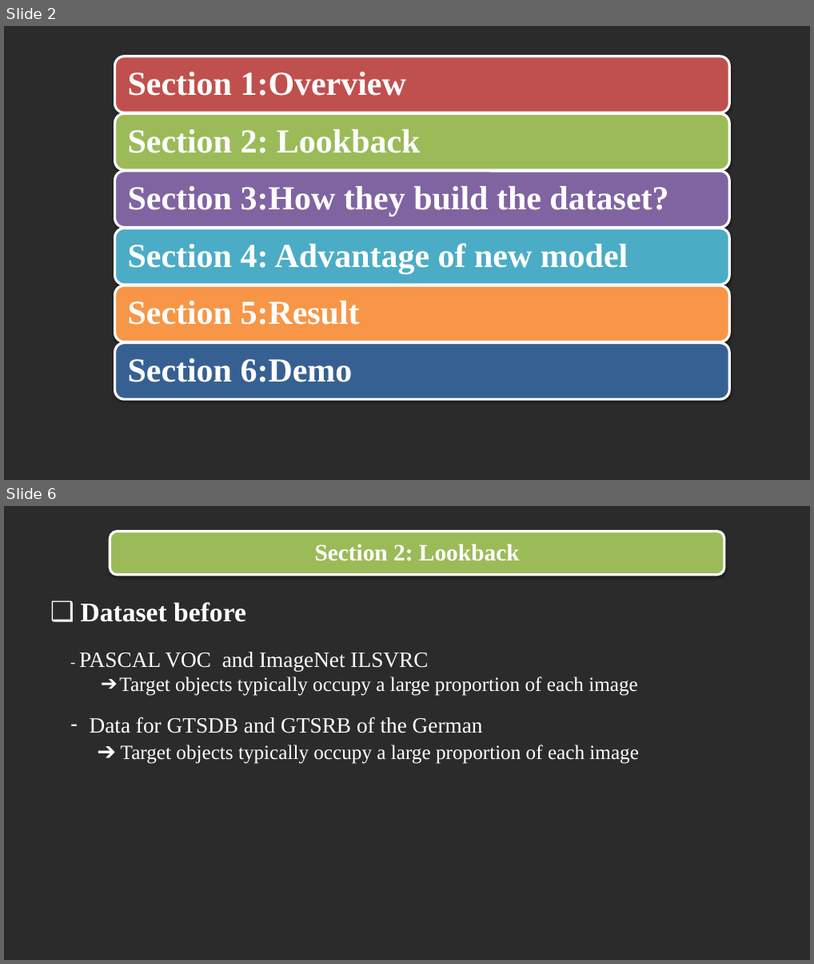
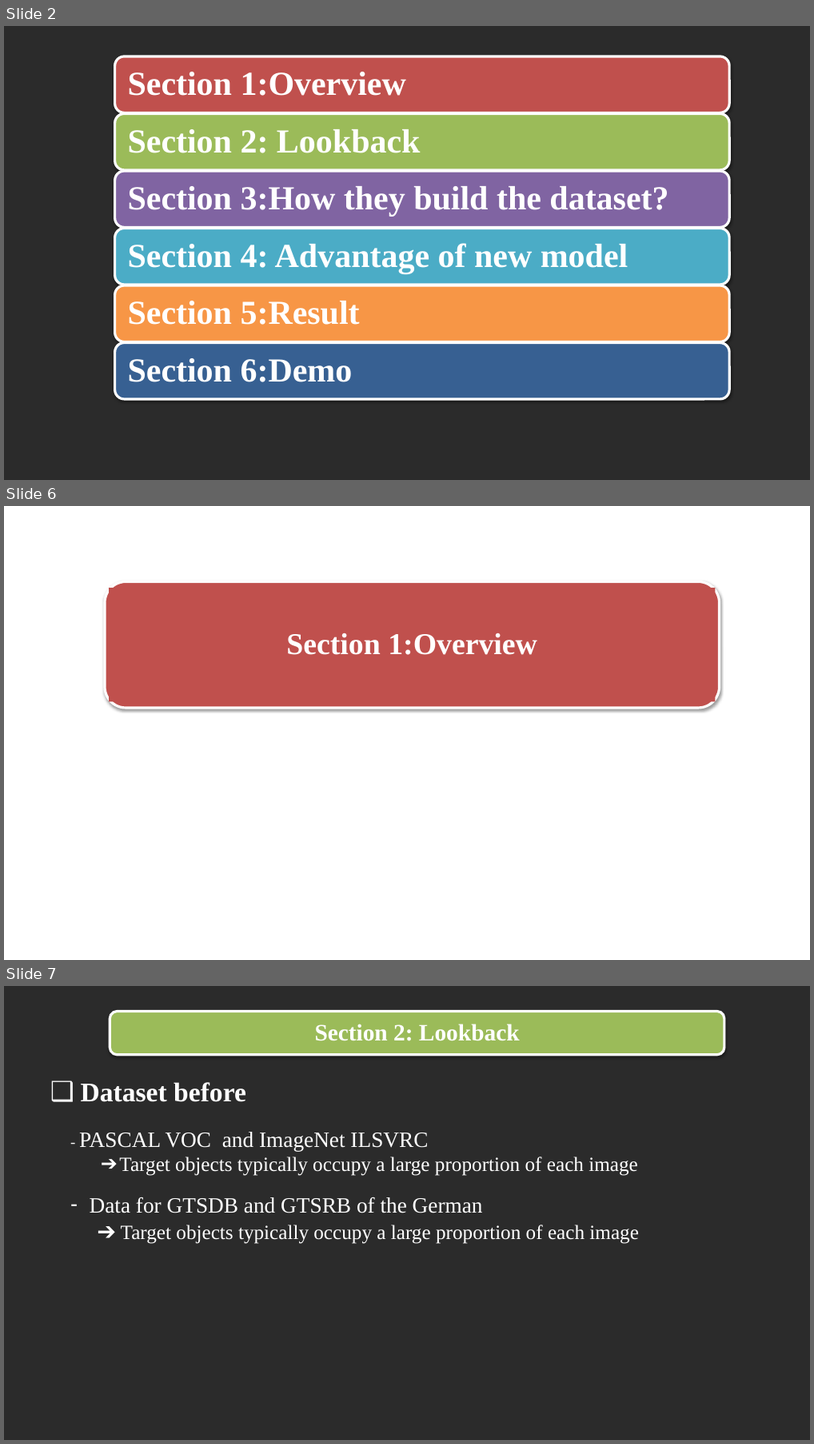
Before and after one commit to trandinhlam/document, a slide deck: AI_NangCao/slide/slide.pptx. Shown one above the other, each under a label of ours: slides 2 and 6 before the commit, slides 2, 6 and 7 after it; the slides between them are not shown. The pictures are 814x964 and 814x1444 pixels, drawn with LibreOffice and Linux fonts; fonts in the diff are those of the drawing; background and template pictures are left out; a plain dark background stands for a picture behind light text. Boxes give left, top, right and bottom in pixels: in the first picture for what was removed or moved away, otherwise in the second. Text is boxed around its words. In the diff, an @@ line names an element or a change of style, - is before the commit and + after.

```diff
--- a/AI_NangCao/slide/slide.pptx
+++ b/AI_NangCao/slide/slide.pptx
@@ slide 6 added at box(4, 506, 810, 960), background picture (left out) @@
@@ rounded rectangle added at box(105, 582, 720, 708), fill #C0504D, outline #FFFFFF 3 pt @@
@@ text added at box(286, 633, 538, 655), 36 pt, text #FFFFFF, bold @@
+Section 1:Overview
@@ what was slide 6 is now slide 7 @@
```
Also in this commit, not shown: 7 slides changed, 4 other slides added.
